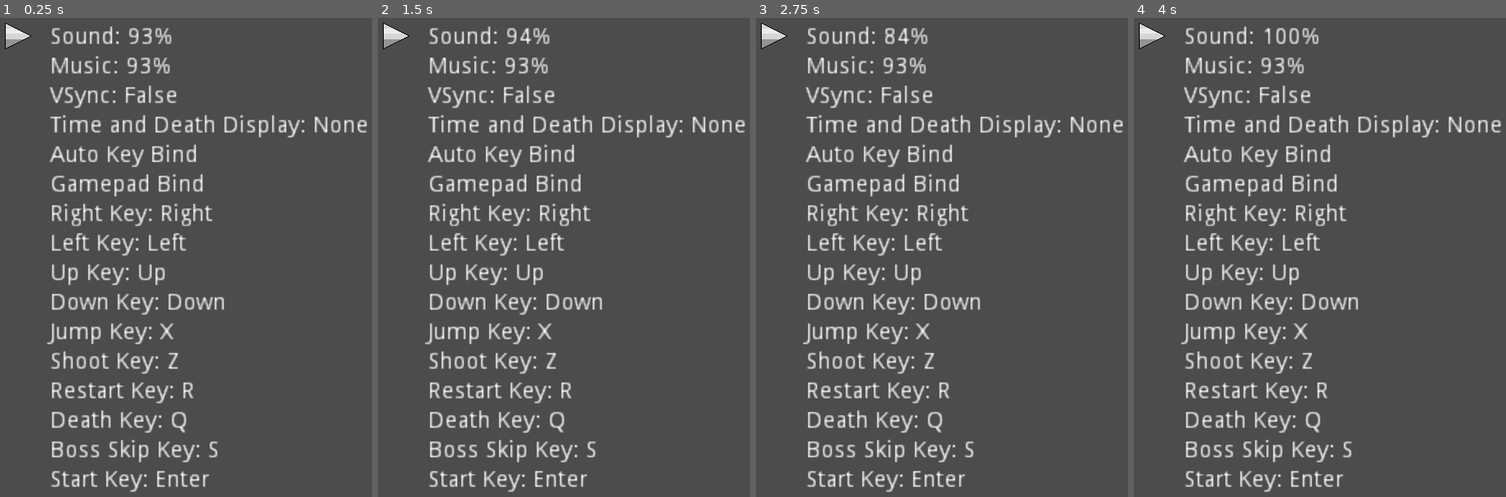
Above: before the commit, frames 1-4 (left to right).
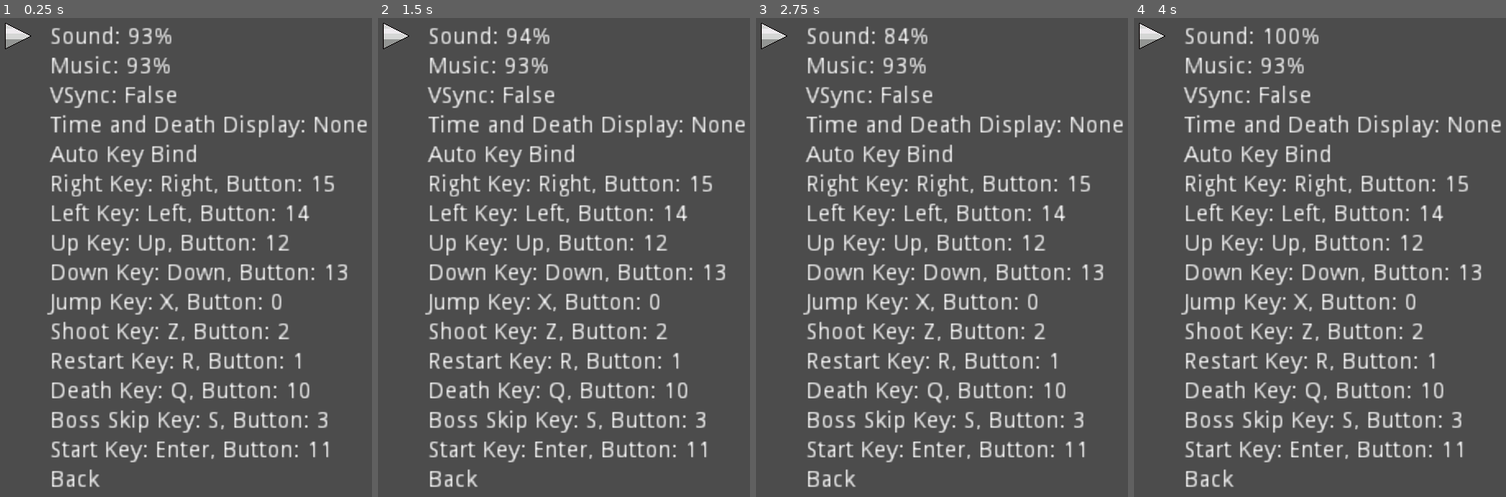
Above: after the commit, the same moments.

Repository: Renhoex/Delicious-Spike-Engine
Game: Godot game, scene res://rooms/Menu/Options.tscn
The game is run twice, just before and just after one commit, with the same random seed, the same clock (stepped at 60 frames per second) and the same inputs. This scene is started directly instead of the project's main scene.
Inputs (mouse positions are in pixels of both pictures, inside the frame that each line leads up to):
- Up to frame 1 (0.25 s): no input
- Up to frame 2 (1.5 s): tap Enter (gm_start) at 0.5 s; move the mouse to (outside the picture) at 0.52 s; hold X (gm_jump) 0.53-1.28 s; hold Right (gm_right) from 0.53 s (still down); click (outside the picture) at 0.67 s; tap R (gm_restart) at 1.25 s; move the mouse to (523, 276) at 1.27 s; tap Z (gm_action) at 1.35 s
- Up to frame 3 (2.75 s): tap X (gm_jump) at 1.52, 1.55, 1.82 s; tap Enter (gm_start) at 2 s; move the mouse to (1098, 142) at 2.02 s; release Right (gm_right) at 2.03 s; hold Left (gm_left) from 2.03 s (still down); hold X (gm_jump) from 2.03 s (still down); tap Q (gm_die) at 2.1 s
- Up to frame 4 (4 s): move the mouse to (1375, 353) at 2.77 s; release Left (gm_left) at 2.78 s; release X (gm_jump) at 2.78 s; hold Right (gm_right) from 2.78 s (still down); tap Enter (gm_start) at 2.85 s; click (1375, 353) at 2.92 s; tap X (gm_jump) at 3.02, 3.05, 3.32 s; move the mouse to (outside the picture) at 3.52 s; hold X (gm_jump) from 3.53 s (still down)

The runs differ from the first frame. In frame 1, 12% of the frame differs, in the area x 12-94%, y 32-99%; in frame 2, 12%; in frame 3, 12%; in frame 4, 12%.

Commit message:
Game configuration
- game configuration actually uses the GameConfiguration class
- game pad auto binding is supported
- action binds are now stored in the config file
- timer now supports milliseconds
- orb uses the original IWBTG graphics

Diff:
--- a/entities/Gimmicks/ProgressOrb.tscn
+++ b/entities/Gimmicks/ProgressOrb.tscn
@@ -1,17 +1,27 @@
-[gd_scene load_steps=5 format=2]
+[gd_scene load_steps=7 format=2]
 
 [ext_resource path="res://scripts/Gimmicks/ProgressCollectable.gd" type="Script" id=1]
 [ext_resource path="res://graphics/Gimmicks/Orb.png" type="Texture" id=2]
 [ext_resource path="res://audio/sfx/Items/Item.wav" type="AudioStream" id=3]
+[ext_resource path="res://graphics/Gimmicks/Orb2.png" type="Texture" id=4]
 
-[sub_resource type="CircleShape2D" id=1]
+[sub_resource type="SpriteFrames" id=1]
+animations = [ {
+"frames": [ ExtResource( 2 ), ExtResource( 4 ) ],
+"loop": true,
+"name": "default",
+"speed": 5.0
+} ]
+
+[sub_resource type="CircleShape2D" id=2]
 radius = 16.1326
 
 [node name="ProgressOrb" type="Node2D"]
 script = ExtResource( 1 )
 
-[node name="Orb" type="Sprite" parent="."]
-texture = ExtResource( 2 )
+[node name="Orb" type="AnimatedSprite" parent="."]
+frames = SubResource( 1 )
+playing = true
 
 [node name="Collect" type="AudioStreamPlayer" parent="."]
 stream = ExtResource( 3 )
--- a/rooms/Main.tscn
+++ b/rooms/Main.tscn
@@ -196,9 +196,9 @@
 anims/FadeOut = SubResource( 3 )
 
 [node name="Counters" type="Label" parent="HUD"]
-margin_left = 679.006
+margin_left = 657.891
 margin_top = 9.24267
-margin_right = 728.006
+margin_right = 706.891
 margin_bottom = 45.2427
 text = "Time :
 Death :"
@@ -212,7 +212,7 @@
 margin_top = 1.07319
 margin_right = 109.0
 margin_bottom = 15.0732
-text = "00:00:00"
+text = "00:00:00.00"
 __meta__ = {
 "_edit_use_anchors_": false
 }
--- a/rooms/Test.tscn
+++ b/rooms/Test.tscn
@@ -399,10 +399,10 @@
 position = Vector2( 1280, 96 )
 z_index = 500
 current = true
-limit_left = -1600
-limit_top = 600
-limit_right = -800
-limit_bottom = 1200
+limit_left = 0
+limit_top = -600
+limit_right = 800
+limit_bottom = 0
 script = ExtResource( 2 )
 focusNode = NodePath("../Player")
 
--- a/scripts/Globals/Global.gd
+++ b/scripts/Globals/Global.gd
@@ -81,14 +81,16 @@
 			var hours   = floor((time / 60) / 60);
 			var minutes = floor(fmod(time / 60.0, 60));
 			var seconds = floor(fmod(time, 60.0));
+			var milli = fmod(time,1.0);
 
 			if counter == 1:
-				main.get_node("HUD/Counters/Time").text = ("%02d" % hours)+":"+("%02d" % minutes)+":"+("%02d" % seconds);
+				main.get_node("HUD/Counters/Time").text = ("%02d" % hours)+":"+("%02d" % minutes)+":"+("%02d" % seconds)+("%0.2f" % milli).right(1);
 				main.get_node("HUD/Counters/Death").text = str(SaveData.saveData["deaths"]);
 			else:
 				var caption = ProjectSettings.get_setting("application/config/name");
 				caption += " | Deaths: " + str(SaveData.saveData["deaths"]);
-				caption += " | Time: " + ("%02d" % hours)+":"+("%02d" % minutes)+":"+("%02d" % seconds);
+				caption += " | Time: " + ("%02d" % hours)+":"+("%02d" % minutes)+":"+("%02d" % seconds)+("%0.2f" % milli).right(1);
+
 				OS.set_window_title(caption);
 
 
@@ -118,43 +120,94 @@
 
 # save configuration data
 func save_data():
-	var save_dict = {
-		"musicVolume" : AudioServer.get_bus_volume_db(AudioServer.get_bus_index("Music")),
-		"soundVolume" : AudioServer.get_bus_volume_db(AudioServer.get_bus_index("SFX")),
-		"vsync" : OS.vsync_enabled,
-		"counters" : counter,
-	}
-
-	#create and write file
-	var file = File.new();
-	file.open("user://Config.conf", File.WRITE);
-	file.store_line(to_json(save_dict));
-	file.close();
+
+	var file = ConfigFile.new();
+
+	file.set_value("sound","musicVolume",AudioServer.get_bus_volume_db(AudioServer.get_bus_index("Music")));
+	file.set_value("sound","soundVolume",AudioServer.get_bus_volume_db(AudioServer.get_bus_index("SFX")));
+	file.set_value("video","vsync",OS.vsync_enabled);
+	# save inputs
+	var actionCount = 0;
+	for i in InputMap.get_actions(): # input names
+		actionCount = 0;
+		for j in InputMap.get_action_list(i): # the keys
+			# key storage is complex, here we keep a record of keys, gamepad buttons and gamepad axis's
+			# prefix keys: K = Key, B = joypad Button, A = Axis, V = AxisValue
+			if j is InputEventKey:
+				file.set_value("controls","K"+str(actionCount)+i,j.get_scancode_with_modifiers());
+			elif j is InputEventJoypadButton:
+				file.set_value("controls","B"+str(actionCount)+i,j.button_index);
+			elif j is InputEventJoypadMotion:
+				file.set_value("controls","A"+str(actionCount)+i,j.axis);
+				file.set_value("controls","V"+str(actionCount)+i,j.axis_value);
+			# incease counters (prevents conflicts)
+			actionCount += 1;
+	# save config and close
+	file.save("user://Config.cfg");
 
 
 # load config data
 func load_data():
-	var file = File.new();
-	if not file.file_exists("user://Config.conf"):
+	var file = ConfigFile.new();
+	var err = file.load("user://Config.cfg");
+	if err != OK:
 		return false; # Return false as an error
 
-	# read the file
-	file.open("user://Config.conf", File.READ);
-	# parse each line and set the config data
-	while file.get_position() < file.get_len():
-		var data = parse_json(file.get_line());
-
-		# check that values are in data to prevent crashing
-		if data.has("musicVolume"):
-			AudioServer.set_bus_volume_db(AudioServer.get_bus_index("Music"),data["musicVolume"]);
-		if data.has("soundVolume"):
-			AudioServer.set_bus_volume_db(AudioServer.get_bus_index("SFX"),data["soundVolume"]);
-		if data.has("vsync"):
-			OS.vsync_enabled = data["vsync"];
-		if data.has("counters"):
-			counter = data["counters"];
-
-	file.close();
+	# load volumes
+	AudioServer.set_bus_volume_db(AudioServer.get_bus_index("Music"),file.get_value("sound","musicVolume",AudioServer.get_bus_volume_db(AudioServer.get_bus_index("Music"))));
+	AudioServer.set_bus_volume_db(AudioServer.get_bus_index("SFX"),file.get_value("sound","soundVolume",AudioServer.get_bus_volume_db(AudioServer.get_bus_index("SFX"))));
+	OS.vsync_enabled = file.get_value("video","vsync",OS.vsync_enabled);
+	counter = file.get_value("display","counters",counter);
+
+	# load inputs
+	var actionCount = 0;
+	for i in InputMap.get_actions(): # loop through input names
+
+		# prefix keys: K = Key, B = joypad Button, A = Axis, V = AxisValue
+
+		# check for any inputs, if any are found then remove binding
+		if (file.has_section_key("controls","K0"+i) ||
+		file.has_section_key("controls","B0"+i) ||
+		file.has_section_key("controls","A0"+i) ||
+		file.has_section_key("controls","V0"+i)):
+			# clear input
+			InputMap.action_erase_events(i);
+		# check prefixes
+		while (file.has_section_key("controls","K"+str(actionCount)+i) ||
+		file.has_section_key("controls","B"+str(actionCount)+i) ||
+		file.has_section_key("controls","A"+str(actionCount)+i) ||
+		file.has_section_key("controls","V"+str(actionCount)+i)):
+
+			# keyboard check
+			if (file.has_section_key("controls","K"+str(actionCount)+i)):
+				# define new key
+				var getInput = InputEventKey.new();
+				# grab scancode
+				getInput.scancode = file.get_value("controls","K"+str(actionCount)+i);
+				# set new input
+				InputMap.action_add_event(i,getInput);
+			# joypad button check
+			if (file.has_section_key("controls","B"+str(actionCount)+i)):
+				# define new key
+				var getInput = InputEventJoypadButton.new();
+				# grab button index
+				getInput.button_index = file.get_value("controls","B"+str(actionCount)+i);
+				# set new input
+				InputMap.action_add_event(i,getInput);
+			# joypad Axis check
+			if (file.has_section_key("controls","A"+str(actionCount)+i) &&
+			file.has_section_key("controls","V"+str(actionCount)+i)):
+				# define new key
+				var getInput = InputEventJoypadMotion.new();
+				# grab axis
+				getInput.axis = file.get_value("controls","A"+str(actionCount)+i);
+				getInput.axis_value = file.get_value("controls","V"+str(actionCount)+i);
+				# set new input
+				InputMap.action_add_event(i,getInput);
+
+			actionCount += 1;
+		# reset action counter
+		actionCount = 0;
 	return true;
 
 # game reset
--- a/scripts/Globals/SaveData.gd
+++ b/scripts/Globals/SaveData.gd
@@ -10,12 +10,10 @@
 var saveData;
 var lastSave;
 
-#var powerList = [1]
 var saveThread = Thread.new();
 
 func _ready():
 	reset_data();
-	#saveFileID = Global.lastFile;
 	load_game();
 
 func save():
--- a/scripts/Specific/ButtonRemap.gd
+++ b/scripts/Specific/ButtonRemap.gd
@@ -4,34 +4,57 @@
 var locked = false;
 var actionWait = "";
 var lastAction = "";
+# assinging jump to an already existing jump key will get the action stuck in a loop
+# assigningJump is used to prevent a loop
+var assigningJump = false;
 
 onready var originalString = text;
+
+# NOTE: current system I have set up only accounts for 2 inputs for event inputs,
+# first one is key, second one is joypad, order is important
+# there is a way to improve this code and I'll optimize it myself in the next release
 
 func _process(_delta):
 	if (InputMap.has_action(action) && !locked && actionWait == ""):
 		if type == 4: # key
-			text = originalString + InputMap.get_action_list(action)[0].as_text();
+			text = originalString
+			for i in InputMap.get_action_list(action):
+				text += event_to_text(i);
+				# check if last
+				if (i != InputMap.get_action_list(action)[InputMap.get_action_list(action).size()-1]):
+					text += ", ";
+
 	# action wait release, used for auto map checking
 	if (actionWait != ""):
 		# compare action wait and new bind
-		if (actionWait != InputMap.get_action_list(lastAction)[0].as_text()):
+		if (actionWait != event_to_text(InputMap.get_action_list(lastAction)[options.auto-1])):
 			actionWait = "";
 			lastAction = "";
 			activate();
+	# bind key if not locked
 	elif (!options.auto):
 		if (active && !locked):
 			if (Input.is_action_just_released("gm_jump")):
-				activate();
+				# check if we were already assigning jump
+				if (!assigningJump):
+					activate();
+				else:
+				# if we have then just release
+					assigningJump = false;
+
 
 func activate():
 	text = originalString + ".."
 	options.locked = true;
 	locked = true;
 
+# key binds
 func _unhandled_key_input(event):
-	if (locked):
+		# auto 1 is key
+	if (locked && (options.auto == 0 || options.auto == 1)):
 		var rememberGamepad = InputMap.get_action_list(action)[1];
-		# check through actions for any duplicates then remap that action to this one
+
+		# check through actions for any duplicates then remap that action to this one if a duplicate exists
 		for i in InputMap.get_actions():
 			# check for prefixes and inputs match
 			if (str(i).begins_with(prefix) && event.as_text() == InputMap.get_action_list(i)[0].as_text() && i != action):
@@ -41,33 +64,92 @@
 				# set end point
 				InputMap.action_add_event(i, InputMap.get_action_list(action)[0]);
 				InputMap.action_add_event(i, rememberSwapGamepad);
-		# erase inputs
-		InputMap.action_erase_events(action);
-		# set to new key
-		InputMap.action_add_event(action, event);
-		# set old gamepad button (we don't want to lose the inputs)
-		InputMap.action_add_event(action, rememberGamepad);
+
+		# check if already current action
+		if (event.as_text() != InputMap.get_action_list(action)[0].as_text()):
+			# erase inputs
+			InputMap.action_erase_events(action);
+			# set to new key
+			InputMap.action_add_event(action, event);
+			# set old gamepad button (we don't want to lose the inputs)
+			InputMap.action_add_event(action, rememberGamepad);
+		# check if action is jump (loop prevention)
+		elif (action == "gm_jump"):
+			assigningJump = true;
+
 		#unlock node
-		locked = false;
-		# if last node stop auto
-		if (options.autoEnd == self):
-			options.auto = false;
-			options.locked = false;
-		# go next node if auto
-		elif (options.auto):
-			# deactivate self
-			active = false;
-			# get next option
-			options.option += 1;
-			var next = get_parent().get_child(options.option);
-			next.actionWait = event.as_text();
-			next.lastAction = action;
-			next.text = next.originalString + "..";
-		#delay 2 frames to prevent option changes on up and down movements
-		yield(get_tree(),"idle_frame");
-		yield(get_tree(),"idle_frame");
-		# unlock options if not auto
-		if (!options.auto):
-			options.locked = false;
+		unlock_node(event);
+	# update actionWait if auto
 	elif (active && actionWait != ""):
-		actionWait = event.as_text();
+		actionWait = event_to_text(event);
+
+# button binds
+func _input(event):
+	if event is InputEventJoypadButton || event is InputEventJoypadMotion:
+		# auto 2 is gamepad
+		if (locked && (options.auto == 0 || options.auto == 2)):
+			var rememberKey = InputMap.get_action_list(action)[0];
+			# check through actions for any duplicates then remap that action to this one if a duplicate exists
+			for i in InputMap.get_actions():
+				# check if there's more then 1 input
+				if InputMap.get_action_list(i).size() > 1:
+					# check for prefixes and inputs match
+					if (str(i).begins_with(prefix) && event_to_text(event) == event_to_text(InputMap.get_action_list(i)[1]) && i != action):
+						var rememberSwapKey = InputMap.get_action_list(i)[0];
+						# erase end point (i is the action)
+						InputMap.action_erase_events(i);
+						# set end point
+						InputMap.action_add_event(i, rememberSwapKey);
+						InputMap.action_add_event(i, InputMap.get_action_list(action)[1]);
+
+			# check if already current action
+			if (event_to_text(event) != event_to_text(InputMap.get_action_list(action)[1])):
+				# erase inputs
+				InputMap.action_erase_events(action);
+				# set old key input
+				InputMap.action_add_event(action, rememberKey);
+				# set to new button
+				InputMap.action_add_event(action, event);
+			# check if action is jump (loop prevention)
+			elif (action == "gm_jump"):
+				assigningJump = true;
+
+			#unlock node
+			unlock_node(event);
+		# update actionWait if auto
+		elif (active && actionWait != ""):
+			actionWait = event_to_text(event);
+
+
+func unlock_node(event):
+	locked = false;
+	# if last node stop auto
+	if (options.autoEnd == self):
+		options.auto = 0;
+		options.locked = false;
+	# go next node if auto
+	elif (options.auto):
+		# deactivate self
+		active = false;
+		# get next option
+		options.option += 1;
+		var next = get_parent().get_child(options.option);
+		next.actionWait = event_to_text(event);
+		next.lastAction = action;
+		next.text = next.originalString + "..";
+	#delay 2 frames to prevent option changes on up and down movements
+	yield(get_tree(),"idle_frame");
+	yield(get_tree(),"idle_frame");
+	# unlock options if not auto
+	if (!options.auto):
+		options.locked = false;
+
+
+# takes an event and returns it as text
+func event_to_text(event):
+	if event is InputEventKey:
+		return event.as_text();
+	if event is InputEventJoypadButton:
+		return "Button: "+str(event.button_index);
+	if event is InputEventJoypadMotion:
+		return "(axis: "+str(event.axis)+", value: "+str(event.axis_value)+")";
--- a/scripts/Specific/File.gd
+++ b/scripts/Specific/File.gd
@@ -42,7 +42,8 @@
 			var hours   = floor((time / 60) / 60);
 			var minutes = floor(fmod(time / 60.0, 60));
 			var seconds = floor(fmod(time, 60.0));
-			$TextContainer/Time.text = "Time: " + ("%02d" % hours)+":"+("%02d" % minutes)+":"+("%02d" % seconds);
+			var milli = fmod(time,1.0);
+			$TextContainer/Time.text = "Time: " + ("%02d" % hours)+":"+("%02d" % minutes)+":"+("%02d" % seconds)+("%0.2f" % milli).right(1);
 			# set deaths
 			$TextContainer/Deaths.text = "Deaths: " + str(SaveData.saveData["deaths"]);
 
--- a/scripts/Specific/FileSelectManager.gd
+++ b/scripts/Specific/FileSelectManager.gd
@@ -56,6 +56,8 @@
 					menu = MENU_FILE_OPTIONS;
 					menuOption = 0; # set to 0 for load, 1 for new game by default
 			MENU_FILE_NEW_GAME: # new game selection
+				# reset data
+				SaveData.reset_data();
 				# make the difficulty match the option
 				SaveData.saveData["difficulty"] = menuOption;
 				# set transition to auto save to indicate a new game
--- a/scripts/Specific/OptionItem.gd
+++ b/scripts/Specific/OptionItem.gd
@@ -14,8 +14,12 @@
 			text = "Music: "+str(round(((AudioServer.get_bus_volume_db(AudioServer.get_bus_index("Music"))+80)/86)*100))+"%";
 		2: # VSync
 			text = "VSync: "+str(OS.vsync_enabled);
-		3: #Options
+		3: # Options
 			text = "Time and Death Display: "+displayNames[Global.counter];
+		6: # Pad check
+			if (Input.get_connected_joypads().size() == 0):
+				# delete option if no pads
+				queue_free();
 
 
 	# ative check
@@ -72,7 +76,7 @@
 					Global.counter += 3;
 			4: # key binds (handled in their own script), continue to avoid match mismatch
 				continue;
-			5: # auto map key
+			5, 6: # auto map key
 				if (Input.is_action_just_released("gm_jump") && options.autoStart != null && !options.auto):
 					# set a check variable
 					var found = false;
@@ -88,16 +92,13 @@
 							foundEnd = true;
 					#error check
 					if (!found || !foundEnd):
-						print("ERROR: could not find first key bind option");
+						print("ERROR: could not find first bind option");
 					else:
 						get_parent().get_child(options.option).activate();
-						options.auto = true;
+						options.auto = type-4; # 5 will be key, 6 will be pad
 						options.locked = true;
 						# deactivate self
 						active = false;
-			6:
-				if (Input.is_action_just_released("gm_jump") && options.autoStart != null):
-					print(type);
 
 			7: # Back
 				if (Input.is_action_just_released("gm_jump")):
--- a/scripts/Specific/Options.gd
+++ b/scripts/Specific/Options.gd
@@ -1,15 +1,15 @@
 extends Node
 var option = 0;
-onready var optionSize = get_parent().get_node("MenuList").get_child_count();
+onready var optionSize;
 var locked = false;
-var auto = false;
+var auto = 0;
 export (NodePath)var rebindStart;
 export (NodePath)var rebindEnd;
 onready var autoStart = get_node(rebindStart);
 onready var autoEnd = get_node(rebindEnd);
 
 func _process(_delta):
-	#for i in get_parent().get_node("MenuList").get_child_count():
+	optionSize = get_parent().get_node("MenuList").get_child_count();
 	var getNode = get_parent().get_node("MenuList").get_child(option);
 	getNode.active = true;
 	get_parent().get_node("Spike").position.y = getNode.rect_position.y+18;
Not shown: 1 places in entities/Gimmicks/ProgressOrb.tscn that only renumber resources
Binary file changed: graphics/Gimmicks/Orb.png
Binary file added: graphics/Gimmicks/Orb2.png
Not shown, added: graphics/Gimmicks/Orb2.png.import
